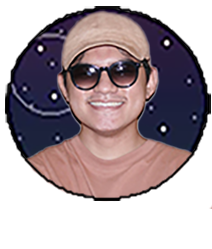
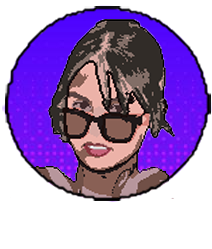
Layers edited between the first and the second 212 x 249 image:
removed layer "Layer 7" over [22, 9, 212, 209]
added layer "Layer 16" above "Angel" over [10, 18, 176, 200]
added layer "Layer 12" above "Layer 2" over [2, 5, 212, 209]
